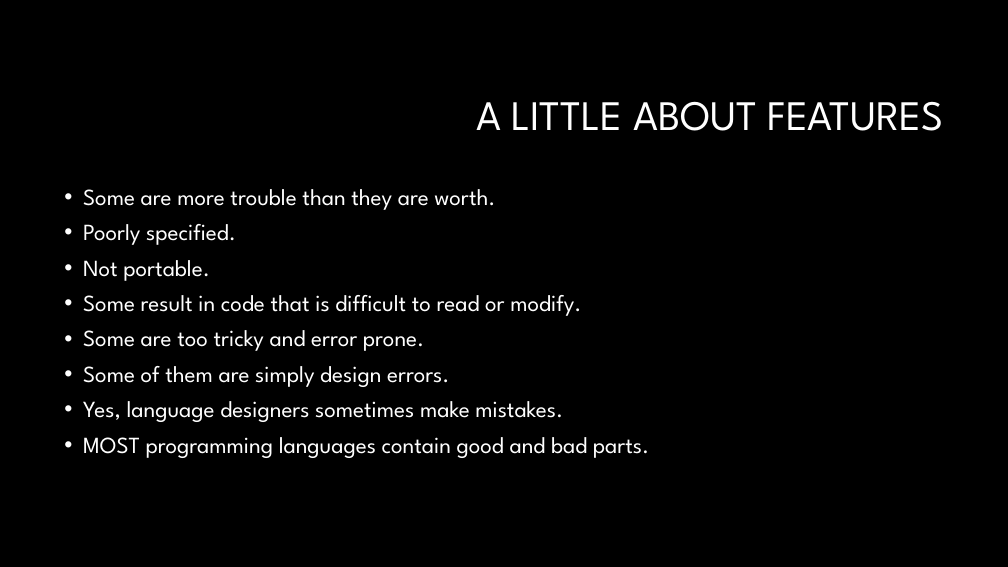
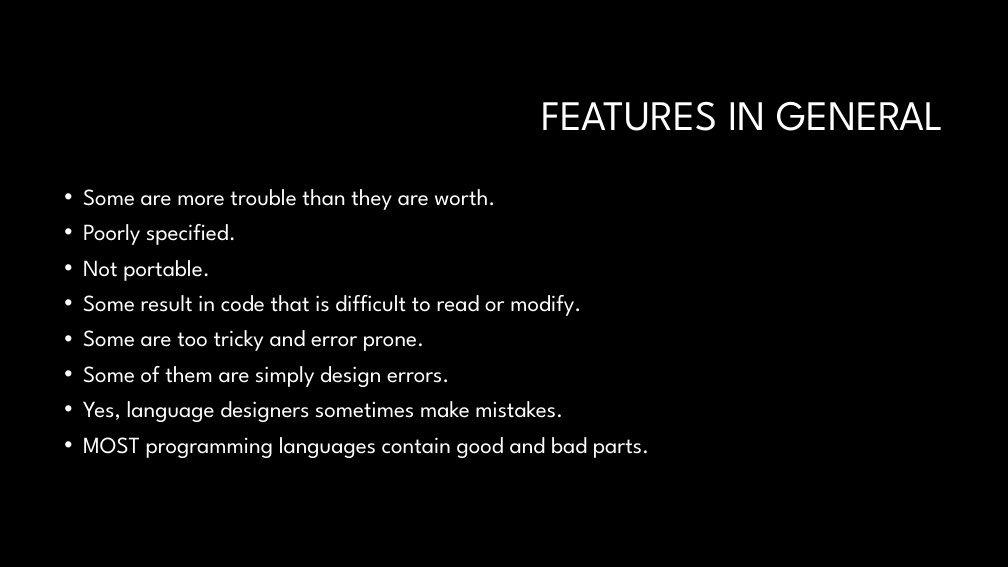
Before and after one commit to ericburcham/JsInvocationPatterns, a slide deck: slide 6 of Presentation/InvocationPatterns.pptx. Drawn at 1008x567 pixels with LibreOffice and Linux fonts; fonts in the diff are those of the drawing; background and template pictures are left out. Boxes give left, top, right and bottom in pixels: in the first picture for what was removed or moved away, otherwise in the second. Text is boxed around its words. In the diff, an @@ line names an element or a change of style, - is before the commit and + after.

```diff
--- a/Presentation/InvocationPatterns.pptx
+++ b/Presentation/InvocationPatterns.pptx
@@ title at (542, 101, 943, 131): text changed @@
-A LITTLE ABOUT FEATURES
+FEATURES IN GENERAL
```
Also in this commit, not shown: 5 other slides changed, 1 slide removed.
